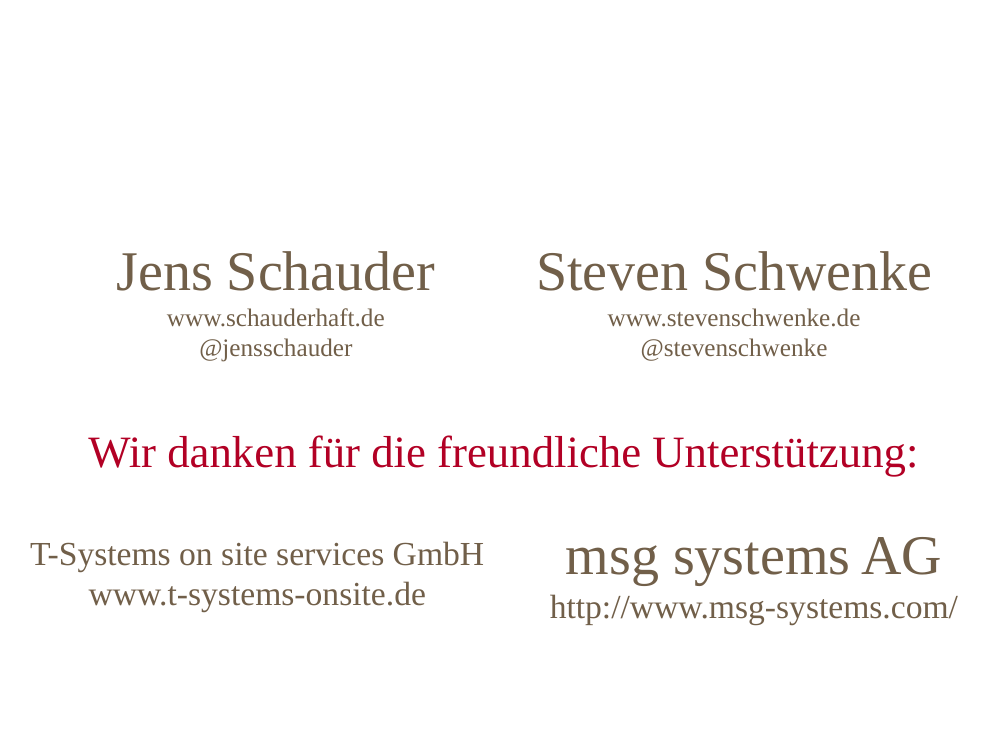
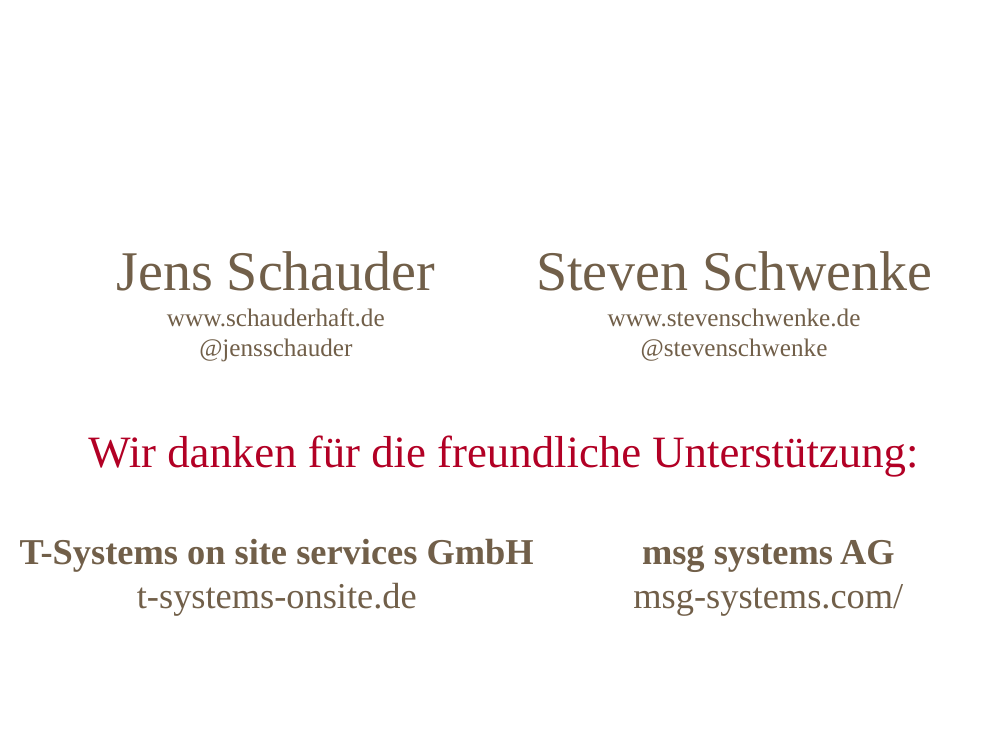
Before and after one commit to schauder/mentoring, a slide deck: slide 3 of hc_folien.odp. Drawn at 1008x756 pixels with LibreOffice and Linux fonts; fonts in the diff are those of the drawing; background and template pictures are left out. Boxes give left, top, right and bottom in pixels: in the first picture for what was removed or moved away, otherwise in the second. Text is boxed around its words. In the diff, an @@ line names an element or a change of style, - is before the commit and + after.

```diff
--- a/hc_folien.odp
+++ b/hc_folien.odp
@@ text at [20, 538, 534, 571]: size 24 to 26 pt, bold on in "T-Systems on site services GmbH" @@
@@ text "msg systems AG": place and size @@
-text "msg systems AG" at [550, 537, 958, 625]
+text "msg systems AG" at [633, 540, 903, 615]
@@ text at [642, 540, 895, 571]: size 40 to 26 pt, bold on in "msg systems AG" @@
@@ text at [137, 582, 417, 615]: text changed; size 24 to 26 pt @@
-www.t-systems-onsite.de
+t-systems-onsite.de
@@ text at [633, 584, 903, 615]: text changed; size 24 to 26 pt @@
-http://www.msg-systems.com/
+msg-systems.com/
```
Also in this commit, not shown: 2 other files.
